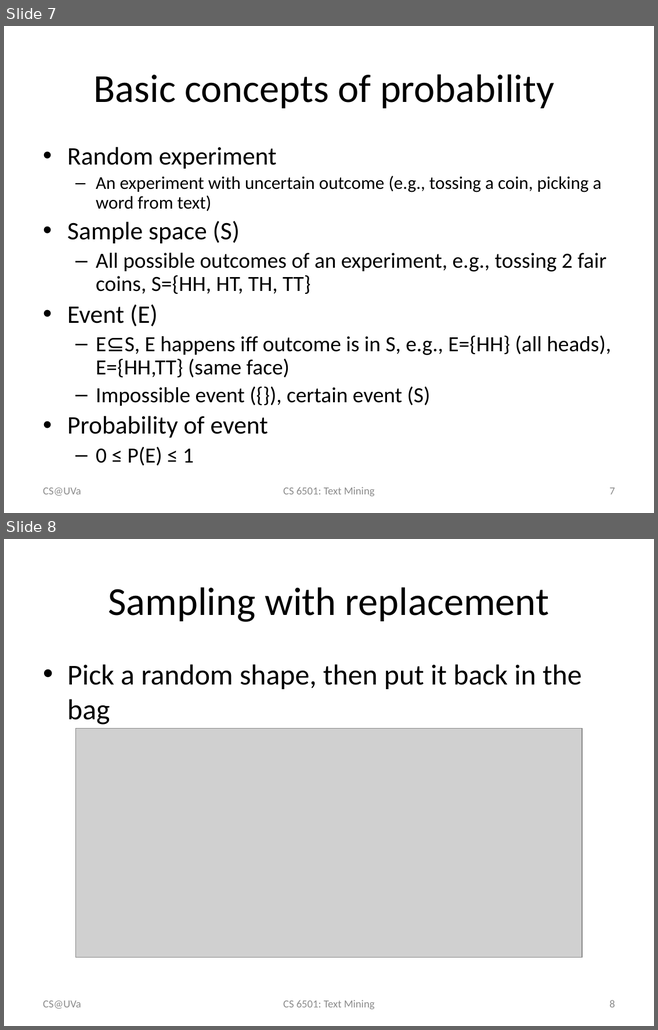
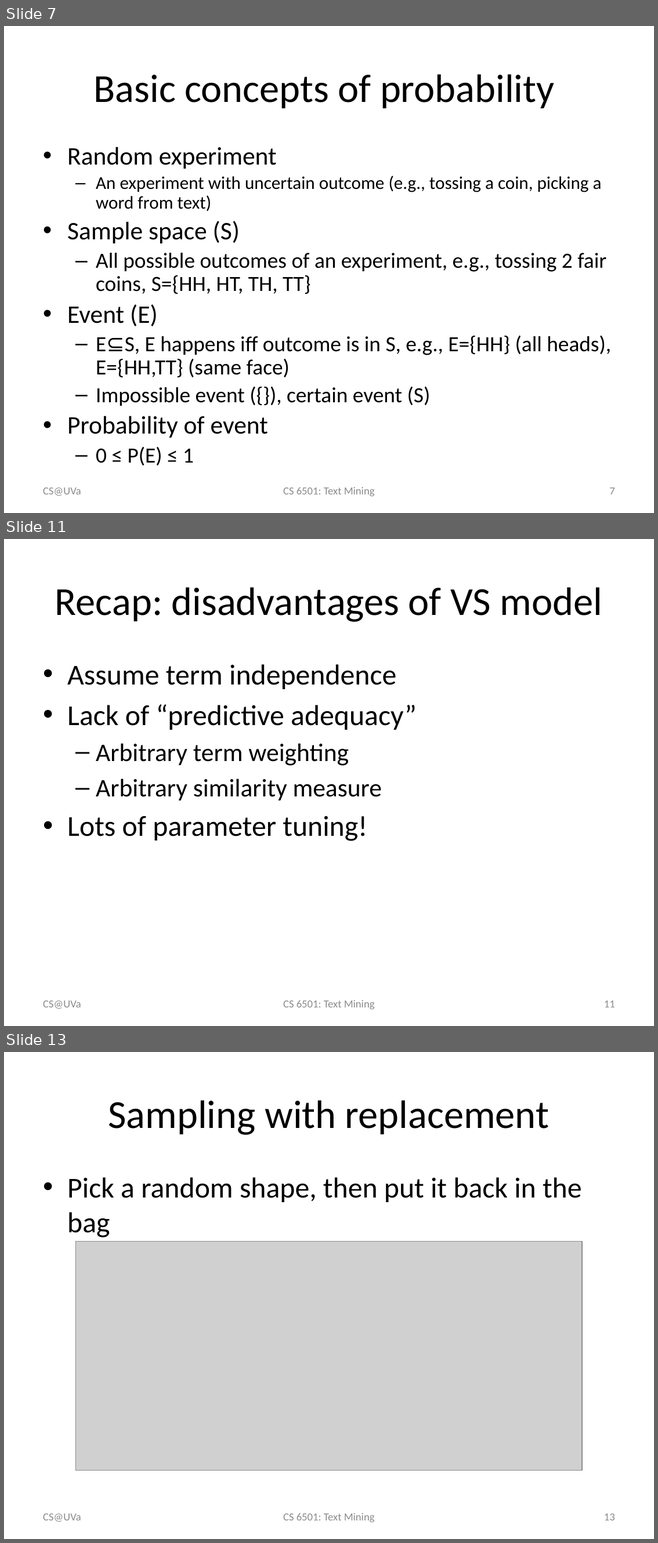
Before and after one commit to wang296/CS6501-Text-Mining, a slide deck: docs/Language Models.pptx. Shown one above the other, each under a label of ours: slides 7 and 8 before the commit, slides 7, 11 and 13 after it; the slides between them are not shown. The pictures are 658x1030 and 658x1543 pixels, drawn with LibreOffice and Linux fonts; fonts in the diff are those of the drawing; grey boxes stand for pictures. Boxes give left, top, right and bottom in pixels: in the first picture for what was removed or moved away, otherwise in the second. Text is boxed around its words. In the diff, an @@ line names an element or a change of style, - is before the commit and + after.

```diff
--- a/docs/Language Models.pptx
+++ b/docs/Language Models.pptx
@@ slide 11 added at (4,539,654,1026), background #FFFFFF @@
@@ title added at (55,587,601,622), 44 pt, text #000000 @@
+Recap: disadvantages of VS model
@@ text added at (67,664,416,841), 32 pt, text #000000 @@
+• Assume term independence
+• Lack of “predictive adequacy”
+  – Arbitrary term weighting
+  – Arbitrary similarity measure
+• Lots of parameter tuning!
@@ text added at (43,1001,81,1009), 12 pt, text #8C8C8C @@
+CS@UVa
@@ text added at (283,1000,375,1009), 12 pt, text #8C8C8C @@
+CS 6501: Text Mining
@@ page number added at (604,1001,615,1008), 12 pt, text #8C8C8C @@
+11
@@ what was slide 8 is now slide 13 @@
@@ page number at (604,1514,615,1521): text changed @@
-8
+13
```
Also in this commit, not shown: 1 slide changed, 6 other slides added, 4 other files.
